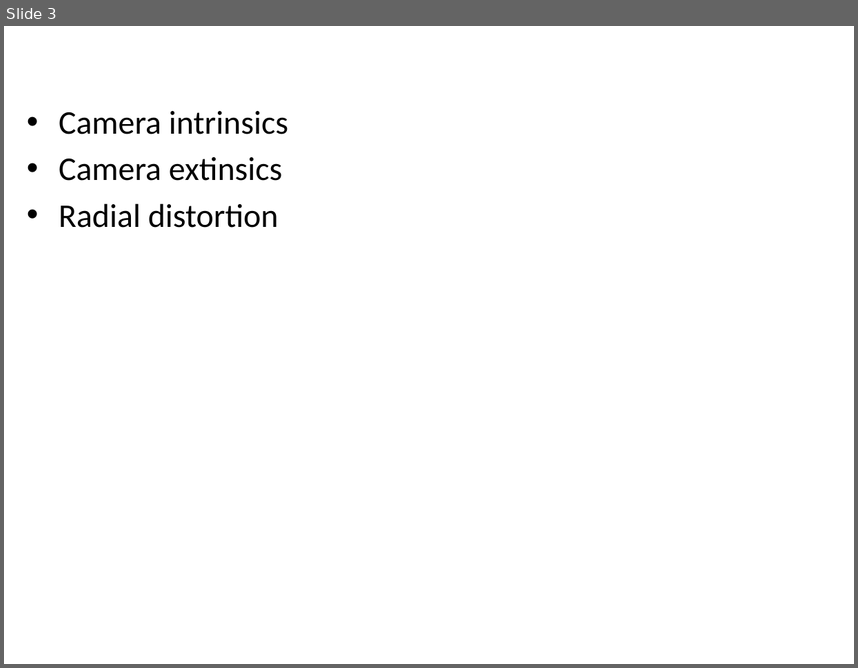
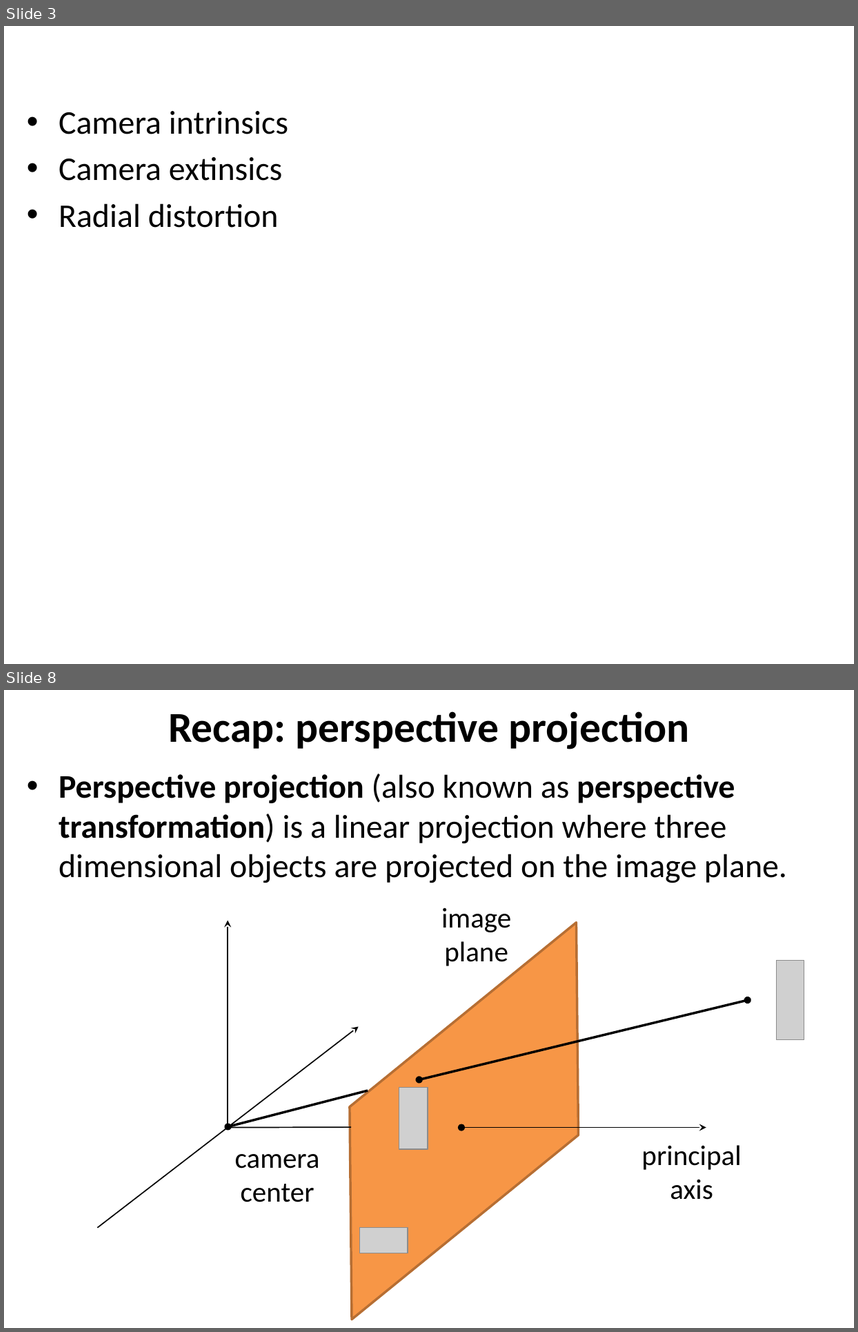
Before and after one commit to YoniChechik/AI_is_Math, a slide deck: c_07_camera_calibration/camera calibration.pptx. Shown one above the other, each under a label of ours: slide 3 before the commit, slides 3 and 8 after it; the slides between them are not shown. The pictures are 858x668 and 858x1332 pixels, drawn with LibreOffice and Linux fonts; fonts in the diff are those of the drawing; grey boxes stand for pictures; background and template pictures are left out. Boxes give left, top, right and bottom in pixels: in the first picture for what was removed or moved away, otherwise in the second. Text is boxed around its words. In the diff, an @@ line names an element or a change of style, - is before the commit and + after.

```diff
--- a/c_07_camera_calibration/camera calibration.pptx
+++ b/c_07_camera_calibration/camera calibration.pptx
@@ slide 8 added at [4, 690, 854, 1328], background #FFFFFF @@
@@ title added at [168, 711, 689, 749], 36 pt, text #000000, bold @@
+Recap: perspective projection
@@ text added at [59, 773, 787, 883], 28 pt, text #000000 @@
+• Perspective projection (also known as perspective transformation) is a linear projection where three dimensional objects are projected on the image plane.
@@ parallelogram added at [248, 923, 681, 1319], fill #F79646, outline #B76F34 2 pt @@
@@ picture added at [777, 960, 804, 1039] @@
@@ picture added at [399, 1087, 428, 1149] @@
@@ group added at [98, 907, 748, 1253]: 3 arrows, 3 texts, 2 double arrows, 1 line, 1 picture @@
+camera center
+image plane
+principal axis
```
Also in this commit, not shown: 1 slide changed, 12 other slides added, 9 other files.
